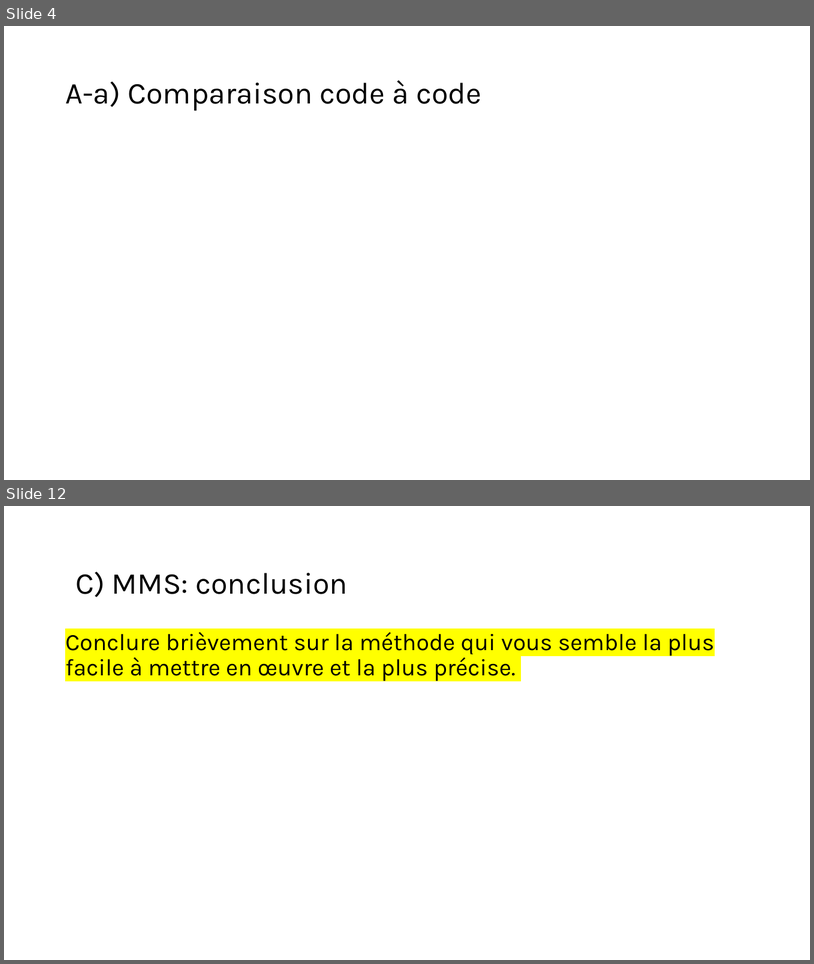
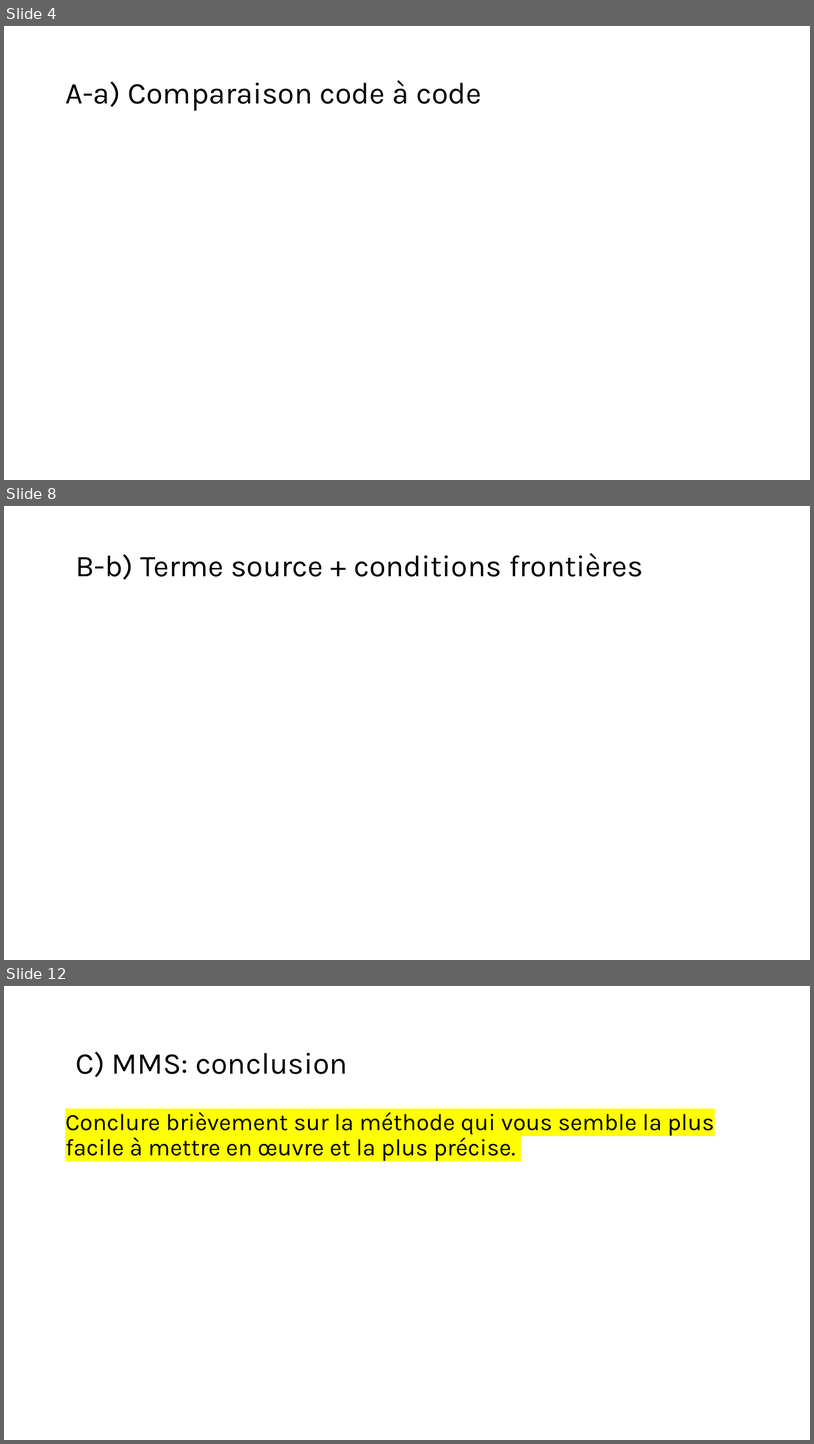
Before and after one commit to mehdibendaya/MEC8211DEV2, a slide deck: Devoir_2.pptx. Shown one above the other, each under a label of ours: slides 4 and 12 before the commit, slides 4, 8 and 12 after it; the slides between them are not shown. The pictures are 814x964 and 814x1444 pixels, drawn with LibreOffice and Linux fonts; fonts in the diff are those of the drawing; grey boxes stand for pictures. Boxes give left, top, right and bottom in pixels: in the first picture for what was removed or moved away, otherwise in the second. Text is boxed around its words. In the diff, an @@ line names an element or a change of style, - is before the commit and + after.

```diff
--- a/Devoir_2.pptx
+++ b/Devoir_2.pptx
@@ slide 8 added at (x1=4, y1=506, x2=810, y2=960), background #FFFFFF @@
@@ text added at (x1=75, y1=553, x2=644, y2=580), 36 pt, text #000000 @@
+B-b) Terme source + conditions frontières
```
Also in this commit, not shown: 5 slides changed, 1 other slide added, 2 slides removed.
